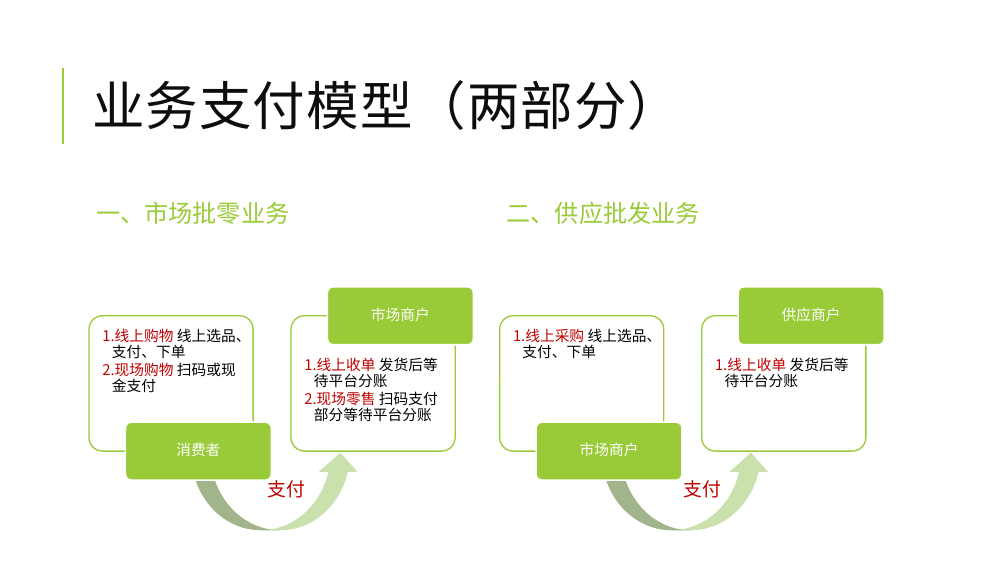
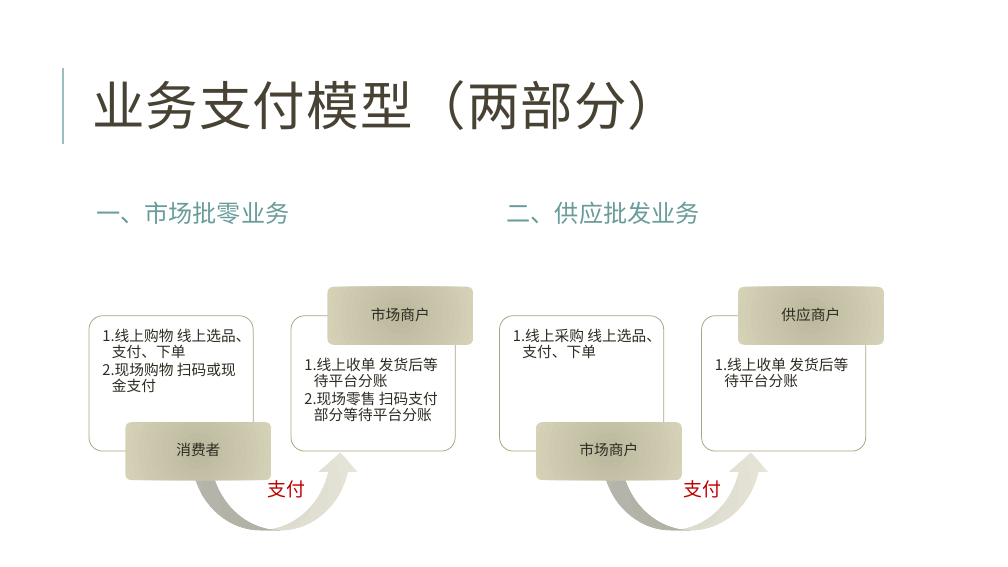
Before and after one commit to jzgi/chainsmart, a slide deck: slide 26 of Docs/品链供销平台.pptx. Drawn at 1008x567 pixels with LibreOffice and Linux fonts; fonts in the diff are those of the drawing. Boxes give left, top, right and bottom in pixels: in the first picture for what was removed or moved away, otherwise in the second. Text is boxed around its words. In the diff, an @@ line names an element or a change of style, - is before the commit and + after.

```diff
--- a/Docs/品链供销平台.pptx
+++ b/Docs/品链供销平台.pptx
@@ title "业务支付模型（两部分）" at box(92, 80, 680, 130): text colour #0D0D0D to #474233 @@
@@ line (63, 144) - (63, 68): stroke #99CB38 1.5 pt to #9CBEBD 1.5 pt @@
@@ text "一、市场批零业务" at box(96, 201, 289, 224): text colour #99CB38 to #689C9A @@
@@ text "二、供应批发业务" at box(507, 201, 700, 224): text colour #99CB38 to #689C9A @@
@@ fill #99CB38 to gradient #BBB89D to #D5D2B9; outline #FFFFFF 1.5 pt to none in 4 elements at box(126, 422, 271, 480), box(327, 287, 473, 345), box(536, 422, 682, 480), box(738, 287, 884, 345) @@
@@ text colour #FFFFFF to #2E2B21 in 4 elements at box(176, 442, 220, 456), box(371, 307, 430, 321), box(579, 443, 638, 456), box(781, 307, 840, 321) @@
@@ outline #99CB38 1.25 pt to #A9A57C 0.75 pt in 4 elements at box(291, 316, 455, 451), box(500, 316, 664, 451), box(702, 316, 866, 451), box(89, 316, 253, 451) @@
@@ text "线上购物 线上选品、支付、下单" at box(102, 328, 251, 392): text colour #C00000 to #2E2B21 in "线上购物", "现场购物"; text colour #000000 to #2E2B21 in "线上选品、支付、下单", "扫码或现金支付" @@
@@ text "线上采购 线上选品、支付、下单" at box(513, 328, 661, 358): text colour #C00000 to #2E2B21 in "线上采购"; text colour #000000 to #2E2B21 in "线上选品、支付、下单" @@
@@ text "线上收单 发货后等待平台分账" at box(304, 357, 438, 421): text colour #C00000 to #2E2B21 in "线上收单", "现场零售"; text colour #000000 to #2E2B21 in "发货后等待平台分账", "扫码支付部分等待平台分账" @@
@@ text "线上收单 发货后等待平台分账" at box(715, 357, 848, 387): text colour #C00000 to #2E2B21 in "线上收单"; text colour #000000 to #2E2B21 in "发货后等待平台分账" @@
@@ curved up arrow at box(191, 453, 359, 531): fill #CAE2AF to gradient #DAD8CC to #E7E5D8 @@
@@ curved up arrow at box(602, 453, 771, 531): fill #CAE2AF to gradient #DAD8CC to #E7E5D8 @@
```
Also in this commit, not shown: 27 other slides changed, 13 other files.
